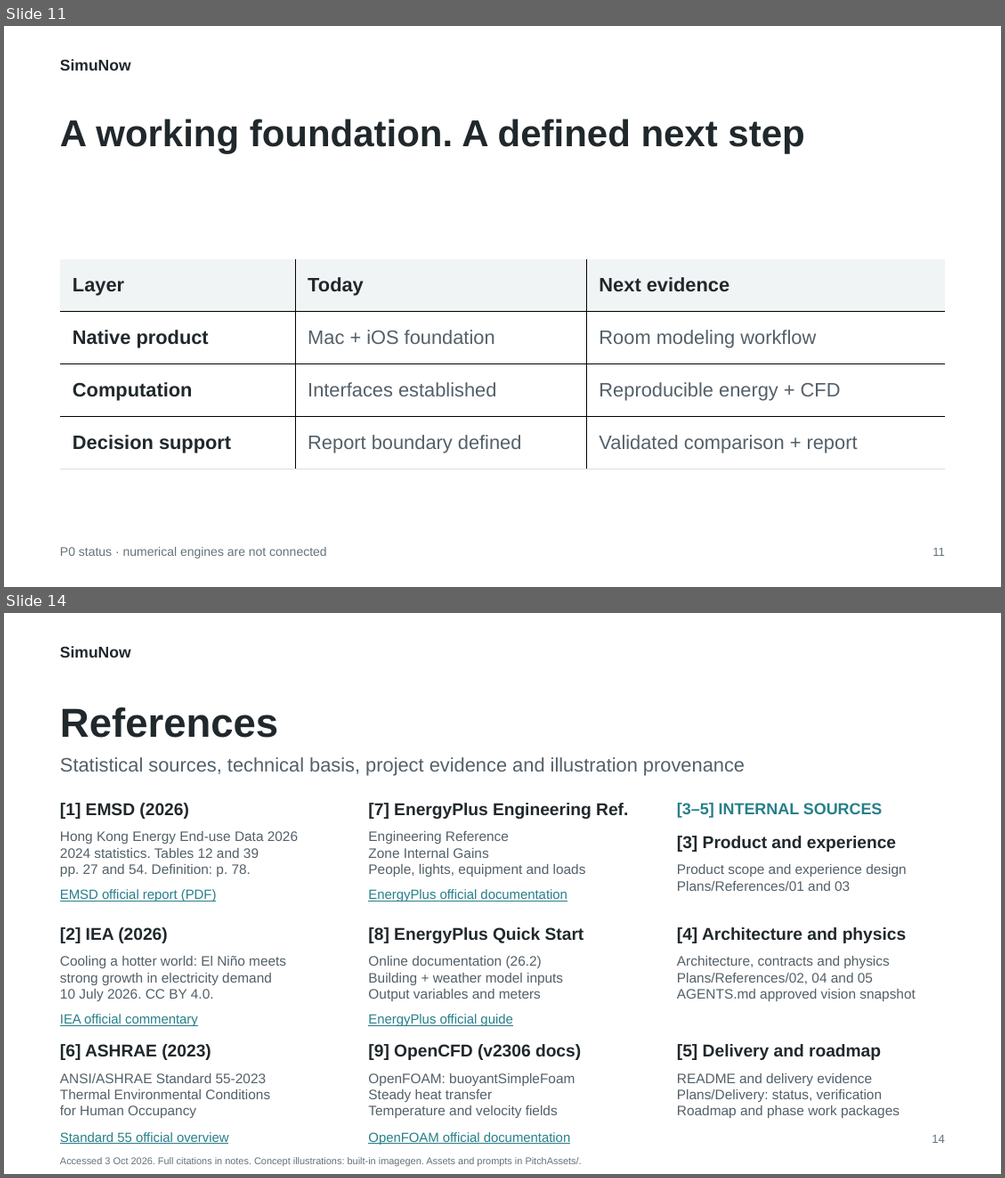
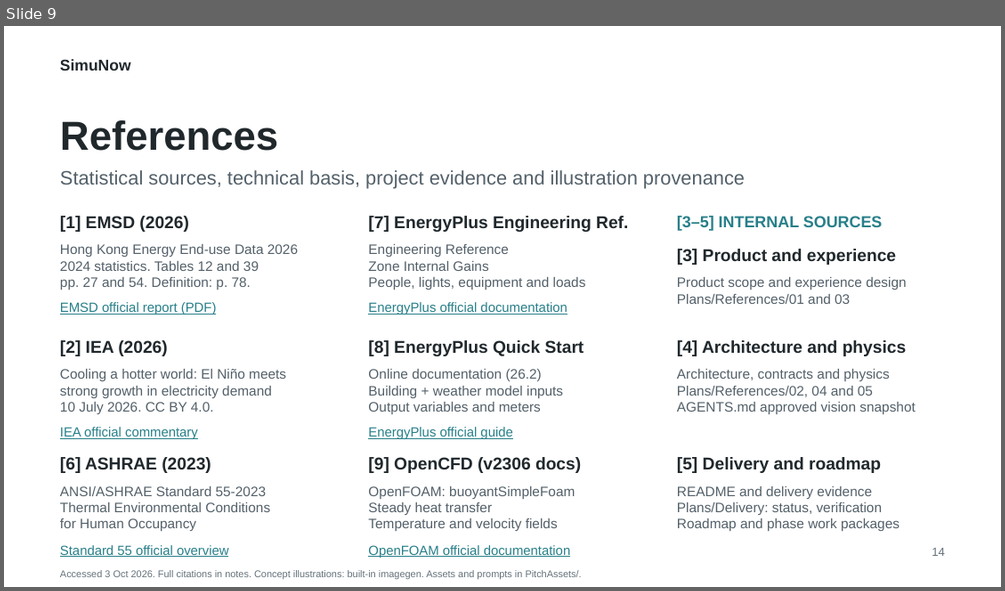
Before and after one commit to krabbypatty1031-blip/SimuNow, a slide deck: PitchDeck.pptx. Shown one above the other, each under a label of ours: slides 11 and 14 before the commit, slide 9 after it; the slides between them are not shown. The pictures are 1005x1178 and 1005x591 pixels, drawn with LibreOffice and Linux fonts; fonts in the diff are those of the drawing. Boxes give left, top, right and bottom in pixels: in the first picture for what was removed or moved away, otherwise in the second. Text is boxed around its words. In the diff, an @@ line names an element or a change of style, - is before the commit and + after.

```diff
--- a/PitchDeck.pptx
+++ b/PitchDeck.pptx
@@ slide 11 removed at (4, 26, 1001, 587), background #FFFFFF @@
@@ text removed at (60, 59, 131, 70) @@
-SimuNow
@@ title removed at (60, 119, 804, 154) @@
-A working foundation. A defined next step
@@ table removed at (60, 258, 946, 468), 4 rows, 3 columns @@
-Layer | Today | Next evidence
-Native product | Mac + iOS foundation | Room modeling workflow
-Computation | Interfaces established | Reproducible energy + CFD
-Decision support | Report boundary defined | Validated comparison + report
@@ text removed at (60, 547, 326, 558) @@
-P0 status · numerical engines are not connected
@@ text removed at (932, 548, 945, 556) @@
-11
@@ what was slide 14 is now slide 9 @@
```
Also in this commit, not shown: 3 slides changed, 4 other slides removed, 8 other files.
